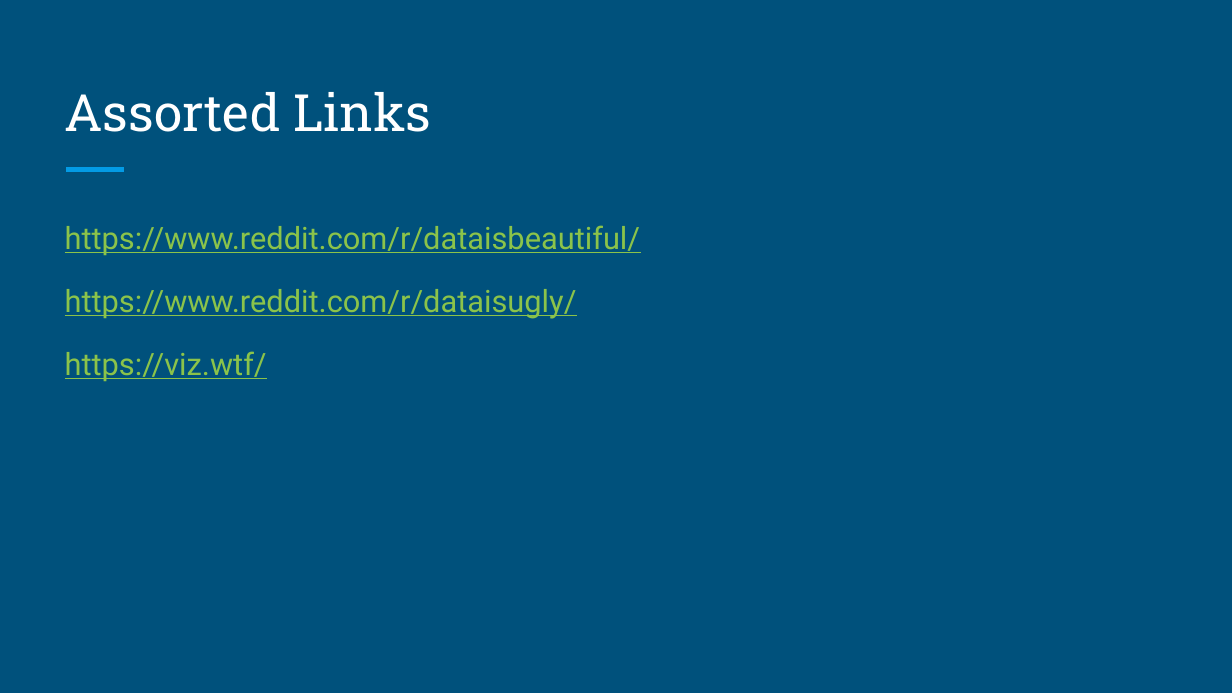
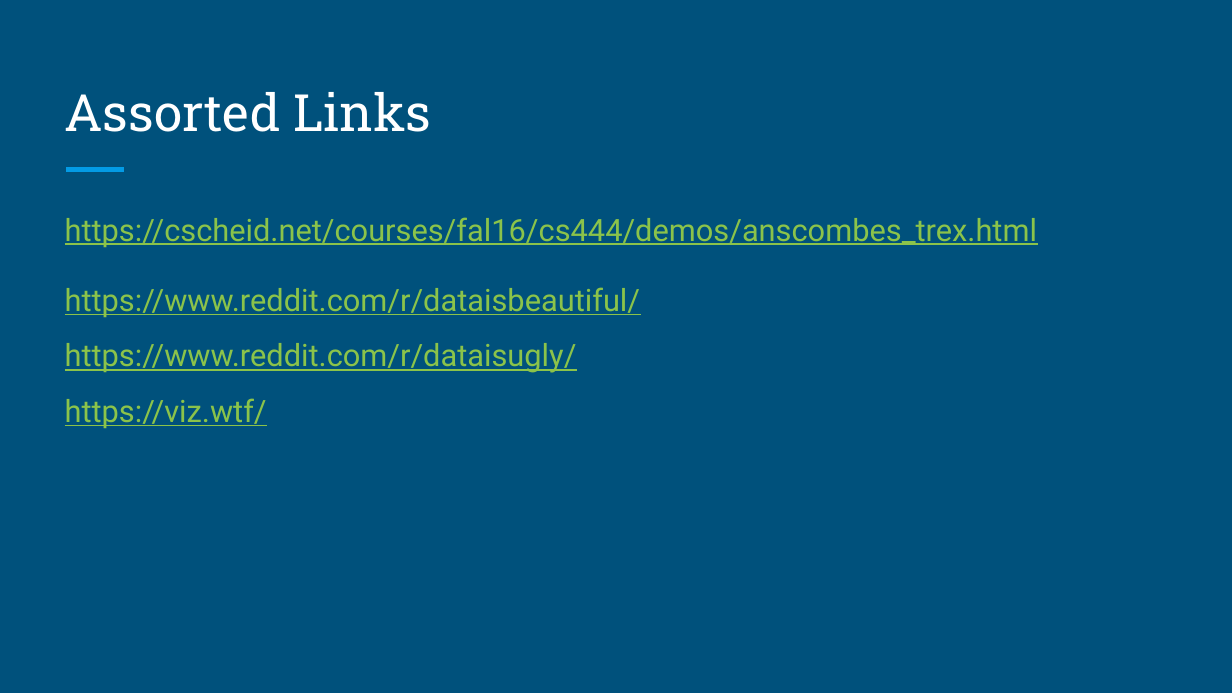
Before and after one commit to rjwrobel86/applied-business-statistics, a slide deck: slide 55 of course-materials/slides/Organizing & Visualizing Data.pptx. Drawn at 1232x693 pixels with LibreOffice and Linux fonts; fonts in the diff are those of the drawing. Boxes give left, top, right and bottom in pixels: in the first picture for what was removed or moved away, otherwise in the second. Text is boxed around its words. In the diff, an @@ line names an element or a change of style, - is before the commit and + after.

```diff
--- a/course-materials/slides/Organizing & Visualizing Data.pptx
+++ b/course-materials/slides/Organizing & Visualizing Data.pptx
@@ text at [65, 217, 1037, 247]: paragraph added @@
+https://cscheid.net/courses/fal16/cs444/demos/anscombes_trex.html
@@ text at [65, 287, 641, 428]: line spacing 1.15 to 0.95 @@
```
Also in this commit, not shown: 5 other slides changed, 4 other files.
